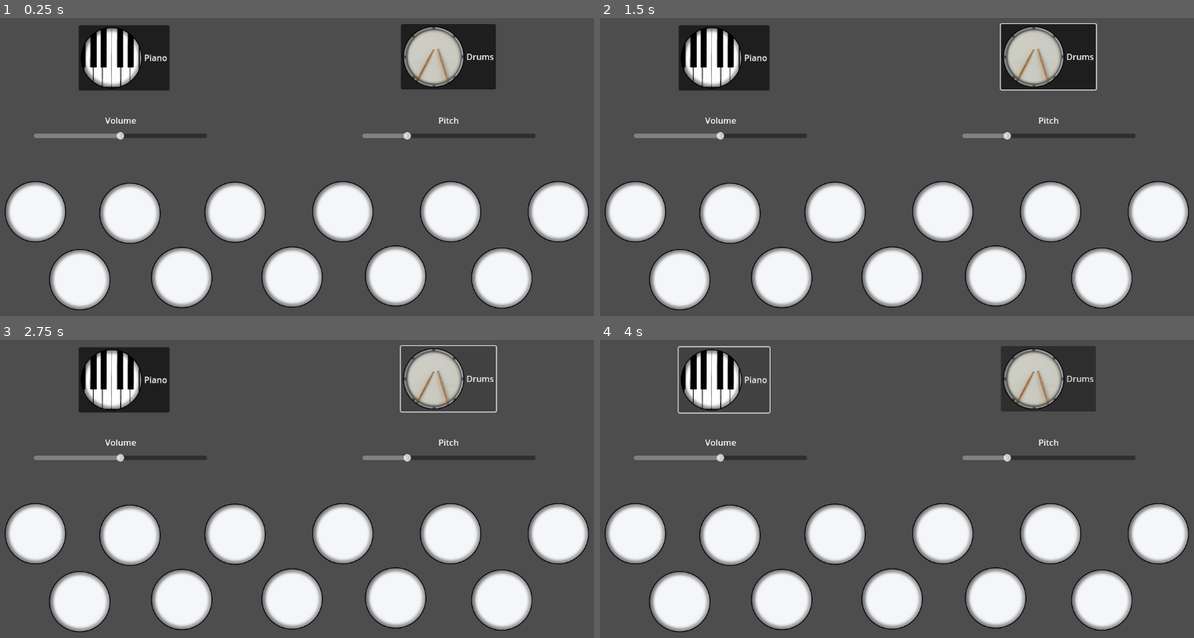
Above: before the commit, frames 1-4 (two rows, left to right).
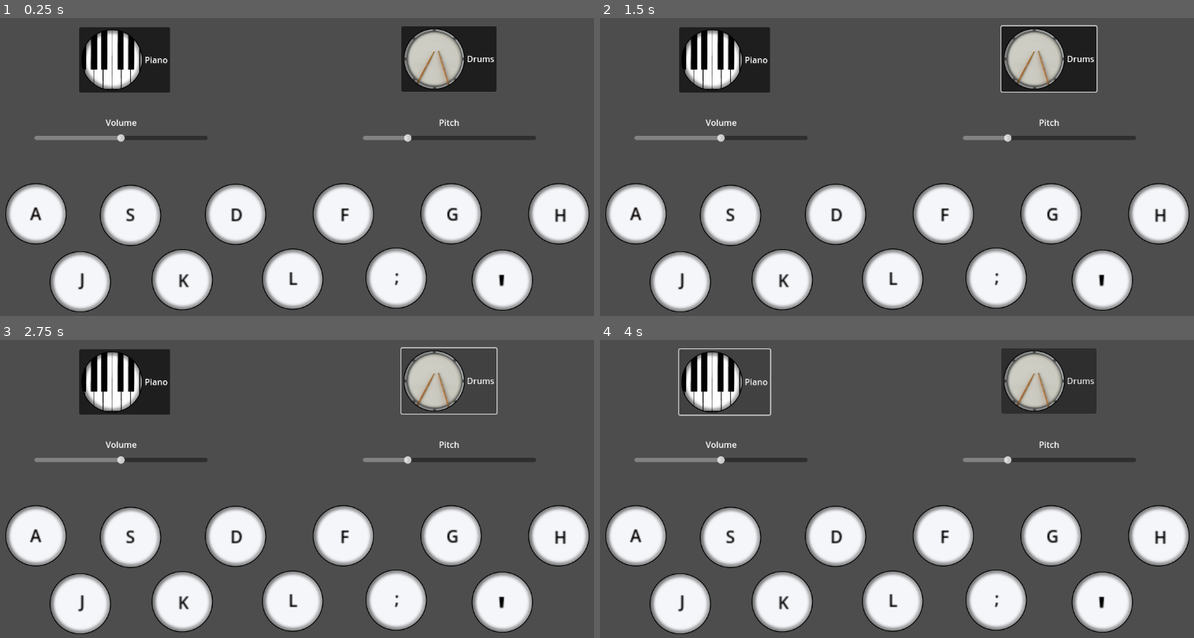
Above: after the commit, the same moments.

Repository: Lyanair/Semester1_Assignment
Game: Godot game, scene res://Piano.tscn
Two runs of this game, one before a commit and one after it. Both use one fixed random seed, a clock stepped at 60 frames per second and the inputs below. The engine's default icon, where the game draws it, is replaced by a stand-in: a white triangle on a blue panel in a dark square.
Inputs:
- Up to frame 1 (0.25 s): no input
- Up to frame 2 (1.5 s): click "Drums" at 0.5 s; click "Drums" at 1.25 s
- Up to frame 3 (2.75 s): click "Drums" at 2 s
- Up to frame 4 (4 s): click "Piano" at 2.75 s; tap A (a) at 3.6 s

The runs differ from the first frame. In frame 1, 8.7% of the frame differs, in the area x 0-100%, y 2-99%; in frame 2, 8.9%; in frame 3, 8.8%; in frame 4, 9.0%.

Commit message:
Finishing touches

Diff:
--- a/semester1-project/Piano.tscn
+++ b/semester1-project/Piano.tscn
@@ -1,6 +1,5 @@
-[gd_scene load_steps=30 format=3 uid="uid://dncsm0c2wcbjw"]
-
-[ext_resource type="Texture2D" uid="uid://ktgjn64yntkx" path="res://icon.svg" id="1_hbh86"]
+[gd_scene load_steps=29 format=3 uid="uid://dncsm0c2wcbjw"]
+
 [ext_resource type="Script" path="res://piano.gd" id="1_quxlf"]
 [ext_resource type="Texture2D" uid="uid://cb3thffherrni" path="res://godot_button.png" id="2_7dg4r"]
 [ext_resource type="Script" path="res://Scripts/Key.gd" id="2_pcrys"]
@@ -40,6 +39,25 @@
 Pianosound = NodePath("../Piano Sound Players/Piano a")
 Drumsound = NodePath("../Drum Sound Players/Drums 1")
 
+[node name="Label" type="Label" parent="Sprite2D"]
+modulate = Color(0.025296, 0.0112665, 0.00559128, 1)
+anchors_preset = 8
+anchor_left = 0.5
+anchor_top = 0.5
+anchor_right = 0.5
+anchor_bottom = 0.5
+offset_left = -97.0
+offset_top = -82.0
+offset_right = -57.0
+offset_bottom = -59.0
+grow_horizontal = 2
+grow_vertical = 2
+scale = Vector2(2, 2)
+text = "A"
+horizontal_alignment = 1
+vertical_alignment = 1
+uppercase = true
+
 [node name="Sprite2D2" type="Sprite2D" parent="." node_paths=PackedStringArray("Pianosound", "Drumsound")]
 position = Vector2(259, 453)
 texture = ExtResource("2_7dg4r")
@@ -48,6 +66,22 @@
 Pianosound = NodePath("../Piano Sound Players/Piano b")
 Drumsound = NodePath("../Drum Sound Players/Drums 2")
 
+[node name="Label" type="Label" parent="Sprite2D2"]
+modulate = Color(0.051971, 0.051971, 0.051971, 1)
+anchors_preset = 8
+anchor_left = 0.5
+anchor_top = 0.5
+anchor_right = 0.5
+anchor_bottom = 0.5
+offset_left = -67.0
+offset_top = -83.0
+offset_right = -58.0
+offset_bottom = -60.0
+grow_horizontal = 2
+grow_vertical = 2
+scale = Vector2(2, 2)
+text = "S"
+
 [node name="Sprite2D3" type="Sprite2D" parent="." node_paths=PackedStringArray("Pianosound", "Drumsound")]
 position = Vector2(458, 451)
 texture = ExtResource("2_7dg4r")
@@ -56,6 +90,22 @@
 Pianosound = NodePath("../Piano Sound Players/Piano bb")
 Drumsound = NodePath("../Drum Sound Players/Drums 3")
 
+[node name="Label" type="Label" parent="Sprite2D3"]
+modulate = Color(0.0295066, 0.0295066, 0.0295066, 1)
+anchors_preset = 8
+anchor_left = 0.5
+anchor_top = 0.5
+anchor_right = 0.5
+anchor_bottom = 0.5
+offset_left = -68.0
+offset_top = -81.0
+offset_right = -56.0
+offset_bottom = -58.0
+grow_horizontal = 2
+grow_vertical = 2
+scale = Vector2(2, 2)
+text = "D"
+
 [node name="Sprite2D4" type="Sprite2D" parent="." node_paths=PackedStringArray("Pianosound", "Drumsound")]
 position = Vector2(662, 450)
 texture = ExtResource("2_7dg4r")
@@ -64,6 +114,22 @@
 Pianosound = NodePath("../Piano Sound Players/Piano c")
 Drumsound = NodePath("../Drum Sound Players/Drums 4")
 
+[node name="Label" type="Label" parent="Sprite2D4"]
+modulate = Color(0, 0, 0, 1)
+anchors_preset = 8
+anchor_left = 0.5
+anchor_top = 0.5
+anchor_right = 0.5
+anchor_bottom = 0.5
+offset_left = -64.0
+offset_top = -80.0
+offset_right = -24.0
+offset_bottom = -57.0
+grow_horizontal = 2
+grow_vertical = 2
+scale = Vector2(2, 2)
+text = "F"
+
 [node name="Sprite2D5" type="Sprite2D" parent="." node_paths=PackedStringArray("Pianosound", "Drumsound")]
 position = Vector2(866, 450)
 texture = ExtResource("2_7dg4r")
@@ -72,6 +138,14 @@
 Pianosound = NodePath("../Piano Sound Players/Piano c2")
 Drumsound = NodePath("../Drum Sound Players/Drums 5")
 
+[node name="Label" type="Label" parent="Sprite2D5"]
+modulate = Color(0.0253638, 0.0253638, 0.0253638, 1)
+offset_left = -9.0
+offset_top = -23.0
+offset_right = 31.0
+scale = Vector2(2, 2)
+text = "G"
+
 [node name="Sprite2D6" type="Sprite2D" parent="." node_paths=PackedStringArray("Pianosound", "Drumsound")]
 position = Vector2(1070, 450)
 texture = ExtResource("2_7dg4r")
@@ -80,6 +154,15 @@
 Pianosound = NodePath("../Piano Sound Players/Piano d")
 Drumsound = NodePath("../Drum Sound Players/Drums 6")
 
+[node name="Label" type="Label" parent="Sprite2D6"]
+modulate = Color(0.0177324, 0.0177324, 0.0177324, 1)
+offset_left = -9.0
+offset_top = -21.0
+offset_right = 31.0
+offset_bottom = 2.0
+scale = Vector2(2, 2)
+text = "H"
+
 [node name="Sprite2D7" type="Sprite2D" parent="." node_paths=PackedStringArray("Pianosound", "Drumsound")]
 position = Vector2(164, 579)
 texture = ExtResource("2_7dg4r")
@@ -88,6 +171,15 @@
 Pianosound = NodePath("../Piano Sound Players/Piano e")
 Drumsound = NodePath("../Drum Sound Players/Drums 7")
 
+[node name="Label" type="Label" parent="Sprite2D7"]
+modulate = Color(0, 0, 0, 1)
+offset_left = -1.0
+offset_top = -28.0
+offset_right = 39.0
+offset_bottom = -5.0
+scale = Vector2(2, 2)
+text = "J"
+
 [node name="Sprite2D8" type="Sprite2D" parent="." node_paths=PackedStringArray("Pianosound", "Drumsound")]
 position = Vector2(357, 575)
 texture = ExtResource("2_7dg4r")
@@ -96,6 +188,24 @@
 Pianosound = NodePath("../Piano Sound Players/Piano eb")
 Drumsound = NodePath("../Drum Sound Players/Drums 8")
 
+[node name="Label" type="Label" parent="Sprite2D8"]
+modulate = Color(0.0562916, 0.0562916, 0.0562916, 1)
+anchors_preset = 8
+anchor_left = 0.5
+anchor_top = 0.5
+anchor_right = 0.5
+anchor_bottom = 0.5
+offset_left = -94.0
+offset_top = -80.0
+offset_right = -54.0
+offset_bottom = -57.0
+grow_horizontal = 2
+grow_vertical = 2
+scale = Vector2(2, 2)
+text = "K"
+horizontal_alignment = 1
+vertical_alignment = 1
+
 [node name="Sprite2D9" type="Sprite2D" parent="." node_paths=PackedStringArray("Pianosound", "Drumsound")]
 position = Vector2(566, 574)
 texture = ExtResource("2_7dg4r")
@@ -104,6 +214,15 @@
 Pianosound = NodePath("../Piano Sound Players/Piano f")
 Drumsound = NodePath("../Drum Sound Players/Drums 9")
 
+[node name="Label" type="Label" parent="Sprite2D9"]
+modulate = Color(0, 0, 0, 1)
+offset_left = -8.0
+offset_top = -25.0
+offset_right = 32.0
+offset_bottom = -2.0
+scale = Vector2(2, 2)
+text = "L"
+
 [node name="Sprite2D10" type="Sprite2D" parent="." node_paths=PackedStringArray("Pianosound", "Drumsound")]
 position = Vector2(762, 572)
 texture = ExtResource("2_7dg4r")
@@ -112,6 +231,15 @@
 Pianosound = NodePath("../Piano Sound Players/Piano f2")
 Drumsound = NodePath("../Drum Sound Players/Drums 10")
 
+[node name="Label" type="Label" parent="Sprite2D10"]
+modulate = Color(0.00351917, 0.00351917, 0.00351917, 1)
+offset_left = -3.0
+offset_top = -27.0
+offset_right = 37.0
+offset_bottom = -4.0
+scale = Vector2(2, 2)
+text = ";"
+
 [node name="Sprite2D11" type="Sprite2D" parent="." node_paths=PackedStringArray("Pianosound", "Drumsound")]
 position = Vector2(963, 576)
 texture = ExtResource("2_7dg4r")
@@ -120,14 +248,15 @@
 Pianosound = NodePath("../Piano Sound Players/Piano g")
 Drumsound = NodePath("../Drum Sound Players/Drums 11")
 
-[node name="Sprite2D12" type="Sprite2D" parent="." node_paths=PackedStringArray("Pianosound", "Drumsound")]
-visible = false
-position = Vector2(1626, 307)
-texture = ExtResource("1_hbh86")
-script = ExtResource("2_pcrys")
-keybind = ""
-Pianosound = NodePath("../Piano Sound Players/Piano b")
-Drumsound = NodePath("../Drum Sound Players/Drums 2")
+[node name="Label" type="Label" parent="Sprite2D11"]
+modulate = Color(0.000693898, 0.000693898, 0.000693898, 1)
+offset_left = -11.0
+offset_top = -38.0
+offset_right = 29.0
+offset_bottom = 17.0
+scale = Vector2(2, 2)
+theme_override_font_sizes/font_size = 40
+text = "'"
 
 [node name="Button" type="Button" parent="."]
 offset_left = 162.0
@@ -264,6 +393,9 @@
 
 [node name="Drums 11" type="AudioStreamPlayer2D" parent="Drum Sound Players"]
 stream = ExtResource("25_rycur")
+
+[node name="Camera2D" type="Camera2D" parent="."]
+position = Vector2(575, 320)
 
 [connection signal="button_down" from="Button" to="Sprite2D" method="_on_button_button_down"]
 [connection signal="button_down" from="Button" to="Sprite2D2" method="_on_button_button_down"]
